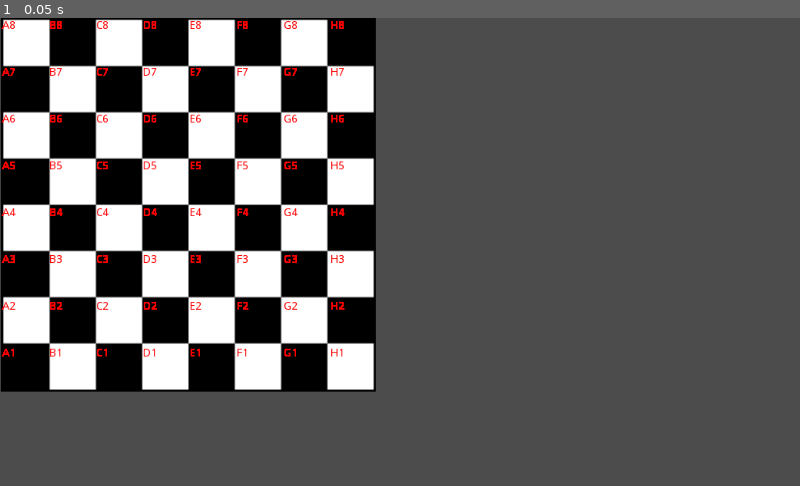
Above: before the commit, frame 1.
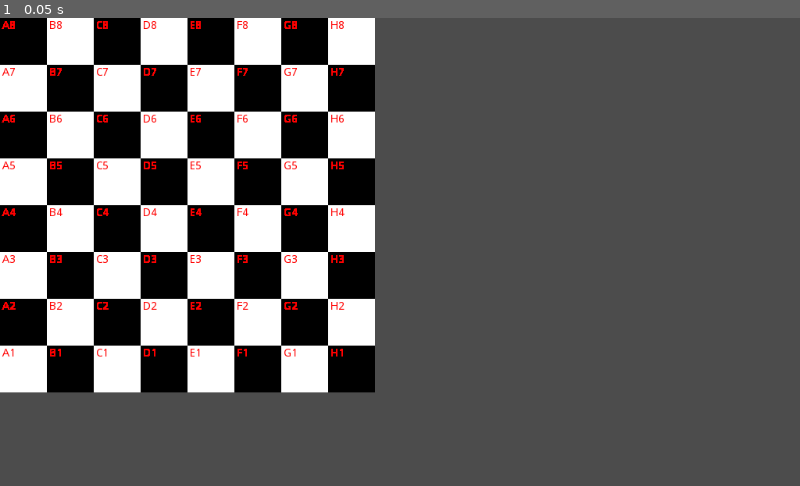
Above: after the commit, the same moment.

Repository: MattBunch/GodotChess2D
Game: Godot game, scene res://Game.tscn
The game is run twice, just before and just after one commit, with the same random seed, the same clock (stepped at 60 frames per second) and the same inputs. Before the commit the project starts from res://Board/Board.tscn. The engine's default icon, where the game draws it, is replaced by a stand-in: a white triangle on a blue panel in a dark square.
Inputs:
- Up to frame 1 (0.05 s): no input

The runs differ from the first frame. In frame 1, 37% of the frame differs, in the area x 0-47%, y 0-81%.

Commit message:
Refactor board creation to individual pieces

Diff:
--- a/Board/Board.tscn
+++ /dev/null
@@ -1,12 +0,0 @@
-[gd_scene load_steps=3 format=2]
-
-[ext_resource path="res://Assets/480px-Chess_Board.svg.png" type="Texture" id=1]
-[ext_resource path="res://Board/Board.gd" type="Script" id=2]
-
-[node name="Board" type="Node2D"]
-script = ExtResource( 2 )
-
-[node name="Background" type="Sprite" parent="."]
-position = Vector2( 241.356, 239.456 )
-z_index = 1
-texture = ExtResource( 1 )
--- a/Board/BoardTile.gd
+++ b/Board/BoardTile.gd
@@ -1,20 +1,58 @@
 extends Node2D
 class_name BoardTile
 
+# TODO:
+# ?
+# 	refactor Boardtile to have Area2D at base, no point in BoardTile node at the head
+# 	so add this script to the Area2D object instead
+#
+# Each BoardTile will need a chess piece object rendered on it
+# * create init_board_piece func, create board piece
+# * create remove_board_piece func, remove board piece, called when piece moved or removed from board
+# * create has_board_piece func, return bool of whether board_piece is taken
+
+# variables
+var selected = false setget set_selected, get_selected
+var tile_code setget set_tile_code, get_tile_code
+var board_piece
+# NOTE: you can also get position as a setget later in the file
+
+# signal
 signal clicked_tile
 
-var selected = false
-var tile_code setget set_tile_code, get_tile_code
+func init(input_tile_code, white):
+	# Initialize colored square
+	var sprite = Sprite.new()
+	sprite.centered = false
+	sprite.z_index = 1
+	sprite.texture = load("res://Assets/White_Square_60px.png") if (white) else load("res://Assets/Black_Square_60px.png")
+	$Area2D.add_child(sprite)
 
-func init(input_tile_code):
-	var debugLabel = $Area2D/DebugLabel
+	# Initialize tile code/notation
+	var labelContainer = $Area2D/LabelContainer
+	var debugLabel = $Area2D/LabelContainer/BoardNotation
 	debugLabel.add_color_override("font_color", Color(255, 0, 0))
 	set_tile_code(input_tile_code)
 	debugLabel.text = get_tile_code()
+	labelContainer.z_index = 2
+
 
 func _on_Area2D_input_event(viewport, event, shape_idx):
 	if (event is InputEventMouseButton && event.button_index == BUTTON_LEFT && event.pressed):
 		emit_signal("clicked_tile", position, get_tile_code())
+
+#
+#
+#   _____      _   _                            _____      _   _
+#  / ____|    | | | |                  ___     / ____|    | | | |
+# | |  __  ___| |_| |_ ___ _ __ ___   ( _ )   | (___   ___| |_| |_ ___ _ __ ___
+# | | |_ |/ _ \ __| __/ _ \ '__/ __|  / _ \/\  \___ \ / _ \ __| __/ _ \ '__/ __|
+# | |__| |  __/ |_| ||  __/ |  \__ \ | (_>  <  ____) |  __/ |_| ||  __/ |  \__ \
+#  \_____|\___|\__|\__\___|_|  |___/  \___/\/ |_____/ \___|\__|\__\___|_|  |___/
+#
+#
+#
+
 
 func set_tile_code(input_tile_code):
 	tile_code = input_tile_code
--- a/Board/BoardTile.tscn
+++ b/Board/BoardTile.tscn
@@ -1,6 +1,5 @@
-[gd_scene load_steps=4 format=2]
+[gd_scene load_steps=3 format=2]
 
-[ext_resource path="res://icon.png" type="Texture" id=1]
 [ext_resource path="res://Board/BoardTile.gd" type="Script" id=2]
 
 [sub_resource type="RectangleShape2D" id=1]
@@ -19,12 +18,10 @@
 scale = Vector2( 6, 1 )
 shape = SubResource( 1 )
 
-[node name="DebugSprite" type="Sprite" parent="Area2D"]
-visible = false
-texture = ExtResource( 1 )
-centered = false
+[node name="LabelContainer" type="Node2D" parent="Area2D"]
+z_index = 2
 
-[node name="DebugLabel" type="Label" parent="Area2D"]
+[node name="BoardNotation" type="Label" parent="Area2D/LabelContainer"]
 margin_left = 3.0
 margin_top = 2.57322
 margin_right = 44.0
--- a/Board/Board.gd
+++ b/Game.gd
@@ -1,5 +1,5 @@
 extends Node2D
-class_name Board
+class_name Game
 
 const BOARD_SIZE = 480
 
@@ -10,13 +10,13 @@
 
 func _ready():
 	connect_tiles()
+	initialize_pieces()
 
 func connect_tiles():
 	for tile in tiles:
 		tile.connect("clicked_tile",self,"clicked_tile")
 
 func clicked_tile(pos, tile_code):
-
 	var tile = get_tile_at_pos(pos)
 	if saved_tile == tile:
 		print("same tile: ", saved_tile.get_tile_code())
@@ -40,18 +40,29 @@
 func initialize_board():
 	var A = 65
 	var startNum = 8
+	var white = true
 	var output = []
 	var numCounter = startNum
 	var charCounter = A
 	for x in range(0, BOARD_SIZE, BOARD_SIZE / 8):
 		numCounter = startNum
+		white = !white
 		for y in range(0, BOARD_SIZE, BOARD_SIZE / 8):
 			var new_tile = load("res://Board/BoardTile.tscn").instance()
 			var tileCode = char(charCounter) + str(numCounter)
-			new_tile.init(tileCode)
+			new_tile.init(tileCode, white)
 			add_child(new_tile)
 			new_tile.set_tile_position(Vector2(x, y))
 			output.append([x, y])
 			numCounter -= 1
+			white = !white
 		charCounter += 1
 	return output
+
+func initialize_pieces():
+	for x in tiles:
+		print(x.get_tile_code())
+		# TODO: initialize pieces based on code tile starting positions
+
+func show_available_moves():
+	pass
--- /dev/null
+++ b/Game.tscn
@@ -0,0 +1,6 @@
+[gd_scene load_steps=2 format=2]
+
+[ext_resource path="res://Game.gd" type="Script" id=1]
+
+[node name="Board" type="Node2D"]
+script = ExtResource( 1 )
--- /dev/null
+++ b/Pieces/ChessPieceBase.gd
@@ -0,0 +1,19 @@
+extends Node2D
+class_name ChessPieceBase
+
+var player
+var tile_code
+var first_move = true
+var availalbe_moves = []
+
+func _ready():
+	print("I am a base piece and I am initialized")
+#	update available moves
+
+func move():
+	# will need to call update_available_moves
+	# update_available_moves()
+	pass
+
+func update_available_moves():
+	pass
--- /dev/null
+++ b/Pieces/ChessPieceBase.tscn
@@ -0,0 +1,6 @@
+[gd_scene load_steps=2 format=2]
+
+[ext_resource path="res://Pieces/ChessPieceBase.gd" type="Script" id=1]
+
+[node name="ChessPieceBase" type="Node2D"]
+script = ExtResource( 1 )
--- /dev/null
+++ b/Pieces/Pawn.gd
@@ -0,0 +1,13 @@
+extends ChessPieceBase # "res://Pieces/ChessPieceBase.gd"
+
+func _ready():
+	print("I am a pawn and I am initialized")
+
+func move():
+	# if first move, move two spaces in front
+	# else, move one piece in front
+	pass
+
+func upgrade_pawn():
+	# if at last row of board, upgrade to knight, bishop, rook or queen
+	pass
--- /dev/null
+++ b/Pieces/Pawn.tscn
@@ -0,0 +1,7 @@
+[gd_scene load_steps=3 format=2]
+
+[ext_resource path="res://Pieces/ChessPieceBase.tscn" type="PackedScene" id=1]
+[ext_resource path="res://Pieces/Pawn.gd" type="Script" id=2]
+
+[node name="Pawn" instance=ExtResource( 1 )]
+script = ExtResource( 2 )
--- a/project.godot
+++ b/project.godot
@@ -10,24 +10,30 @@
 
 _global_script_classes=[ {
 "base": "Node2D",
-"class": "Board",
-"language": "GDScript",
-"path": "res://Board/Board.gd"
-}, {
-"base": "Node2D",
 "class": "BoardTile",
 "language": "GDScript",
 "path": "res://Board/BoardTile.gd"
+}, {
+"base": "Node2D",
+"class": "ChessPieceBase",
+"language": "GDScript",
+"path": "res://Pieces/ChessPieceBase.gd"
+}, {
+"base": "Node2D",
+"class": "Game",
+"language": "GDScript",
+"path": "res://Game.gd"
 } ]
 _global_script_class_icons={
-"Board": "",
-"BoardTile": ""
+"BoardTile": "",
+"ChessPieceBase": "",
+"Game": ""
 }
 
 [application]
 
 config/name="Chess2D"
-run/main_scene="res://Board/Board.tscn"
+run/main_scene="res://Game.tscn"
 config/icon="res://icon.png"
 
 [physics]
Binary file added: Assets/Black_Square_60px.png
Not shown, added: Assets/Black_Square_60px.png.import
Binary file added: Assets/White_Square_60px.png
Not shown, added: Assets/White_Square_60px.png.import
Not shown, changed: DEVLOG.md
